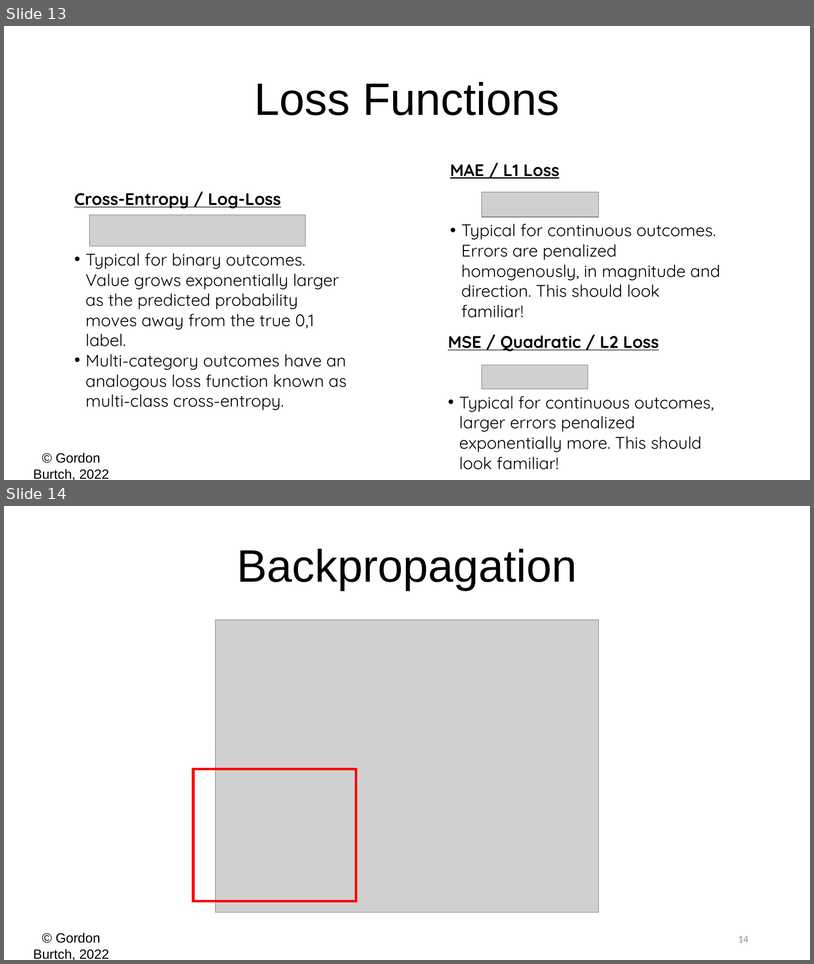
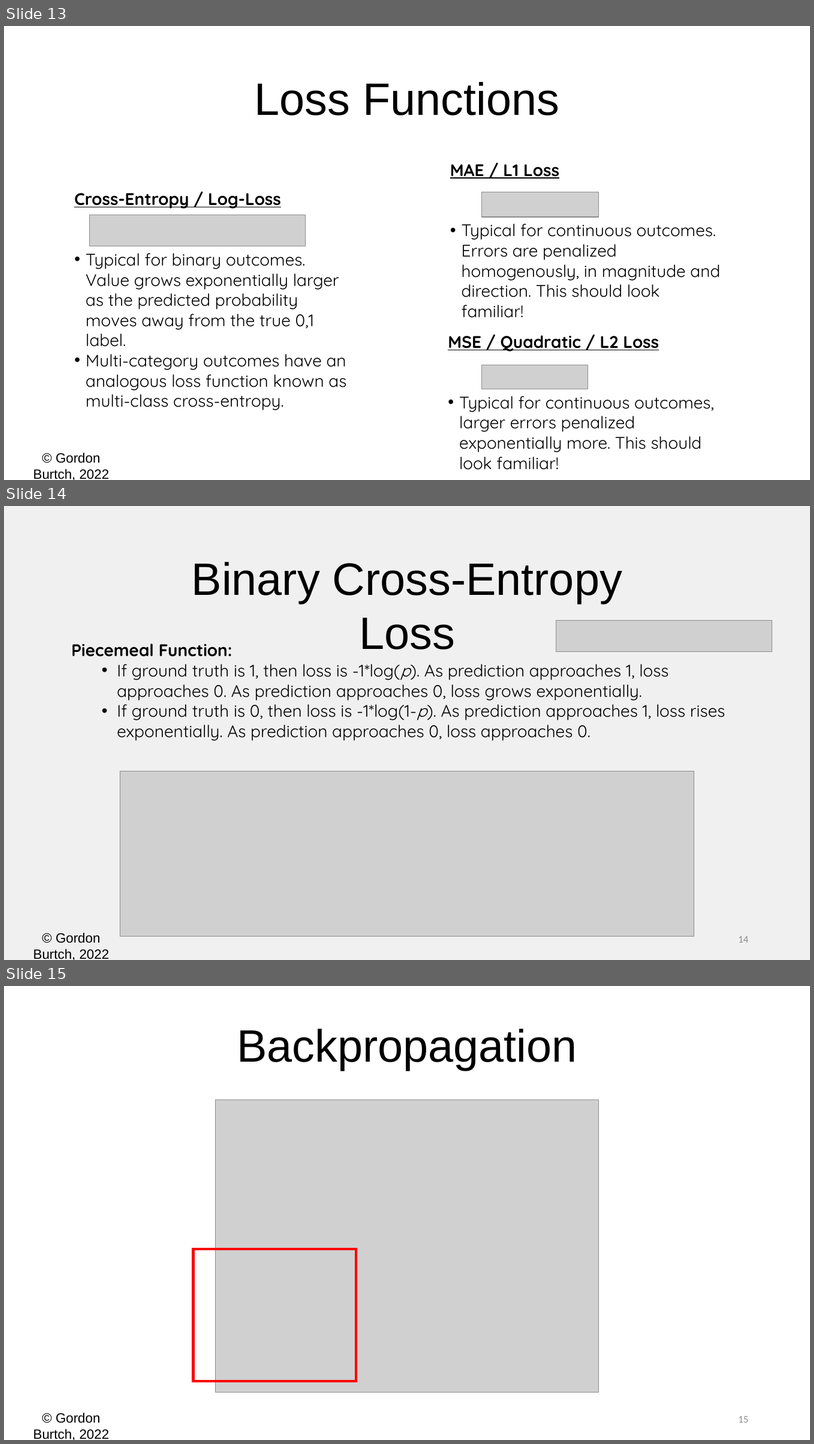
Before and after one commit to zizgao/BA865-2022, a slide deck: Week 2/02 - Math & Keras.pptx. Shown one above the other, each under a label of ours: slides 13 and 14 before the commit, slides 13, 14 and 15 after it. The pictures are 814x964 and 814x1444 pixels, drawn with LibreOffice and Linux fonts; fonts in the diff are those of the drawing; grey boxes stand for pictures. Boxes give left, top, right and bottom in pixels: in the first picture for what was removed or moved away, otherwise in the second. Text is boxed around its words. In the diff, an @@ line names an element or a change of style, - is before the commit and + after.

```diff
--- a/Week 2/02 - Math & Keras.pptx
+++ b/Week 2/02 - Math & Keras.pptx
@@ slide 14 added at (4, 506, 810, 960), background #F0F0F0; not listed: 1 template element that a slide beside it also shows @@
@@ text added at (192, 562, 623, 649), 54 pt, text #000000 @@
+Binary Cross-Entropy Loss
@@ picture added at (557, 621, 772, 652) @@
@@ text added at (71, 643, 726, 741), 20 pt, text #000000 @@
+Piecemeal Function:
+  • If ground truth is 1, then loss is -1*log(p). As prediction approaches 1, loss approaches 0. As prediction approaches 0, loss grows exponentially.
+  • If ground truth is 0, then loss is -1*log(1-p). As prediction approaches 1, loss rises exponentially. As prediction approaches 0, loss approaches 0.
@@ picture added at (120, 771, 694, 936) @@
@@ page number added at (738, 936, 749, 942), 12 pt, text #8C8C8C @@
+14
@@ what was slide 14 is now slide 15 @@
@@ page number at (738, 1416, 749, 1422): text changed @@
-14
+15
```
Also in this commit, not shown: 3 slides changed, 1 other file.
